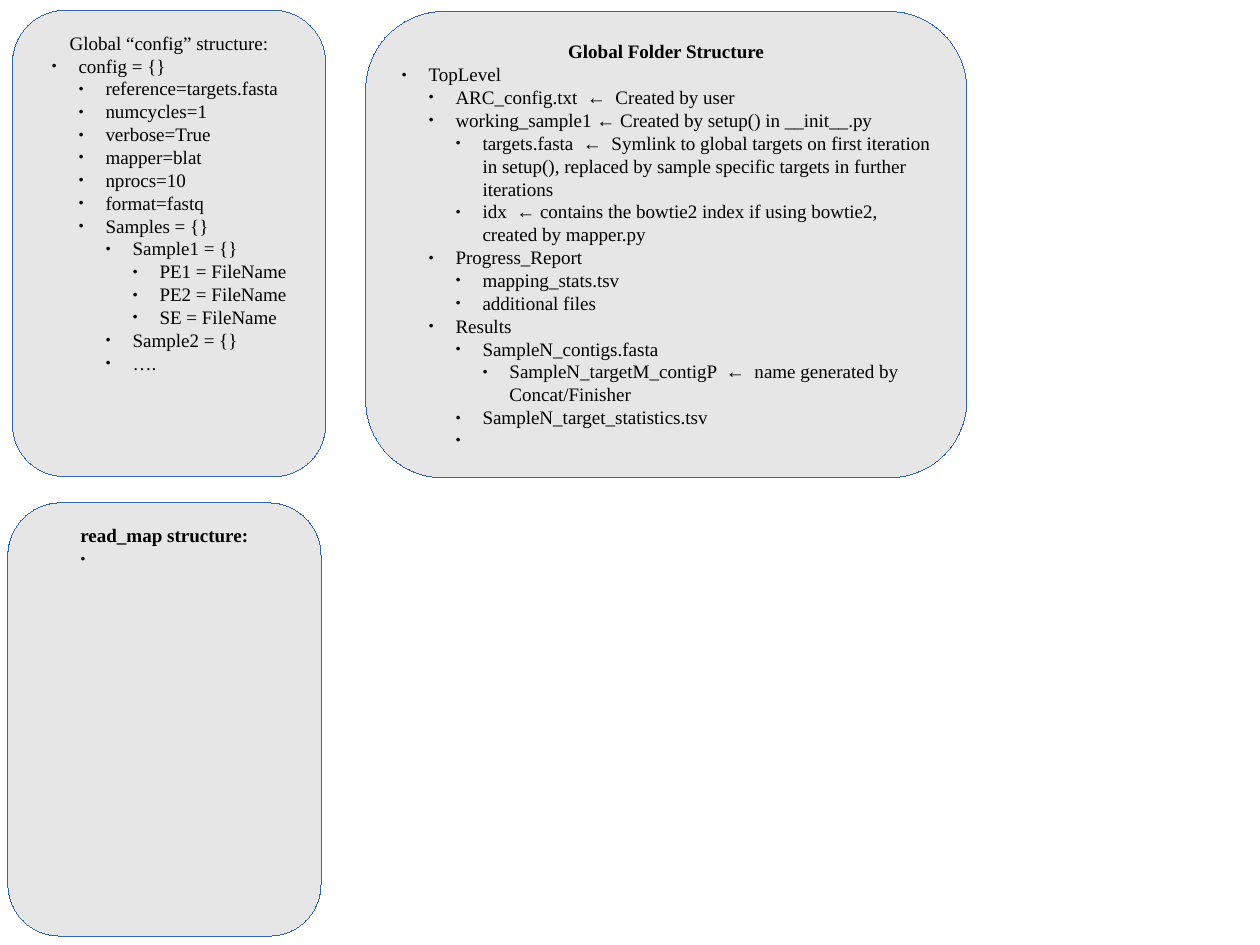
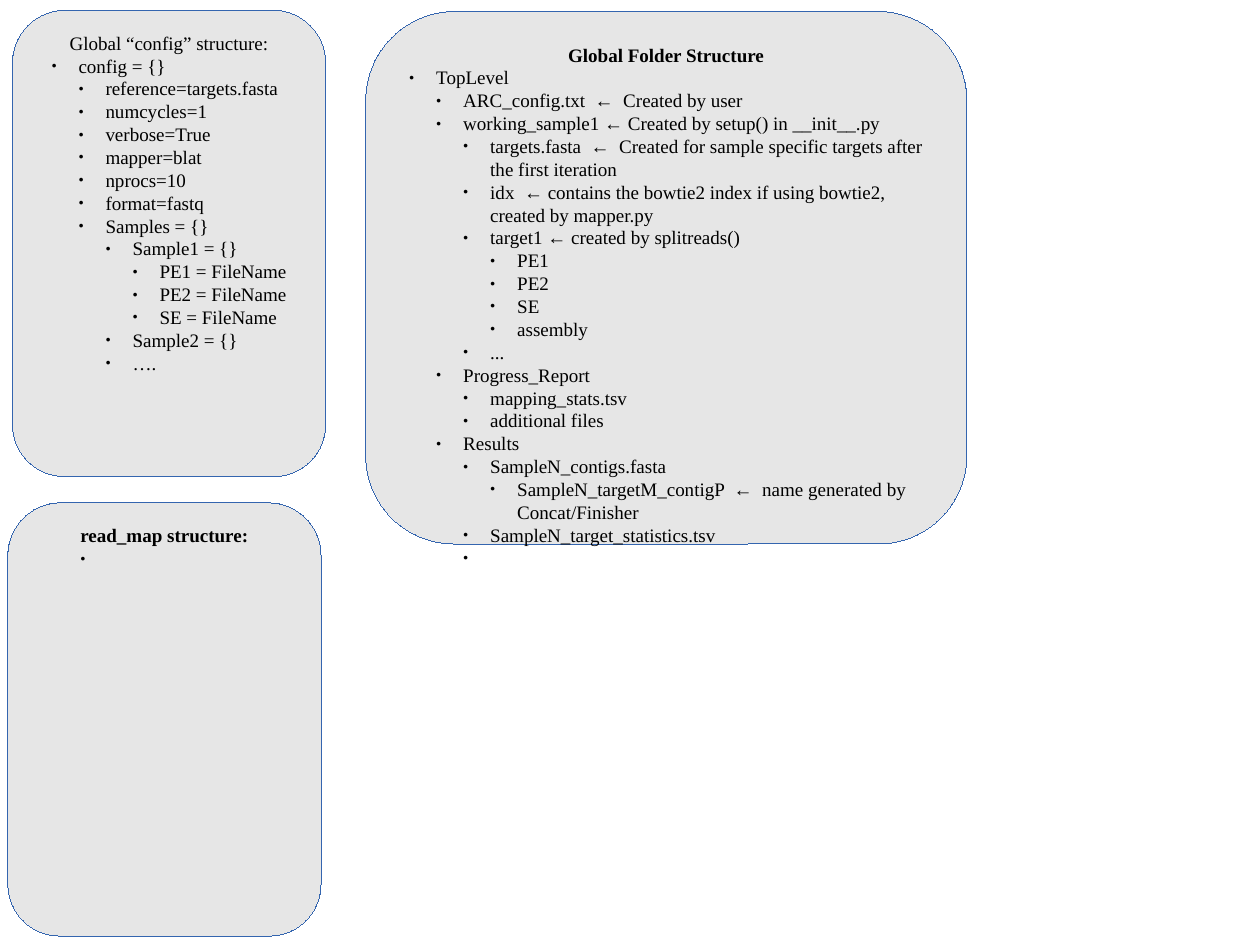
Before and after one commit to ibest/ARC, a slide deck: slide 2 of docs/Pipeline.odp. Drawn at 1260x945 pixels with LibreOffice and Linux fonts; fonts in the diff are those of the drawing. Boxes give left, top, right and bottom in pixels: in the first picture for what was removed or moved away, otherwise in the second. Text is boxed around its words. In the diff, an @@ line names an element or a change of style, - is before the commit and + after.

```diff
--- a/docs/Pipeline.odp
+++ b/docs/Pipeline.odp
@@ rounded rectangle "Global Folder Structure": place and size @@
-rounded rectangle "Global Folder Structure" at bbox=[366, 11, 967, 478]
+rounded rectangle "Global Folder Structure" at bbox=[366, 11, 967, 544]
@@ text in rounded rectangle at bbox=[490, 139, 922, 176]: text changed @@
-    ● targets.fasta ← Symlink to global targets on first iteration in setup(), replaced by sample specific targets in further iterations
+    ● targets.fasta ← Created for sample specific targets after the first iteration
@@ text in rounded rectangle at bbox=[490, 230, 740, 340]: paragraphs added @@
+    ● target1 ← created by splitreads()
+      ● PE1
+      ● PE2
+      ● SE
+      ● assembly
+    ● ...
```
Also in this commit, not shown: 1 slide added, 7 other files.
